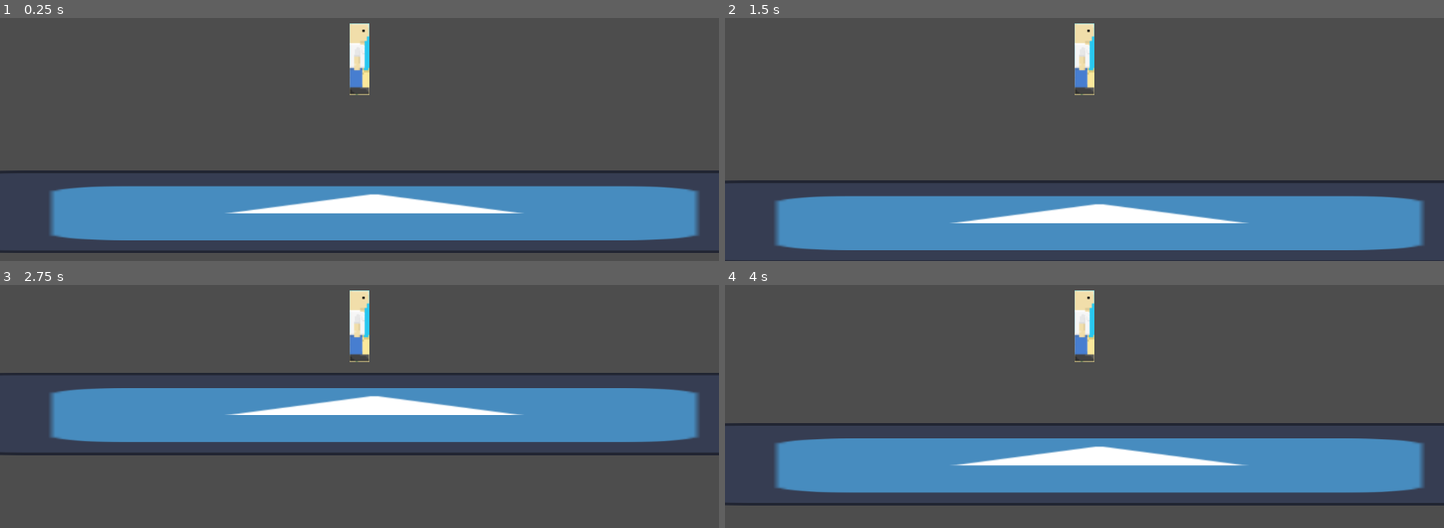
Above: before the commit, frames 1-4 (two rows, left to right).
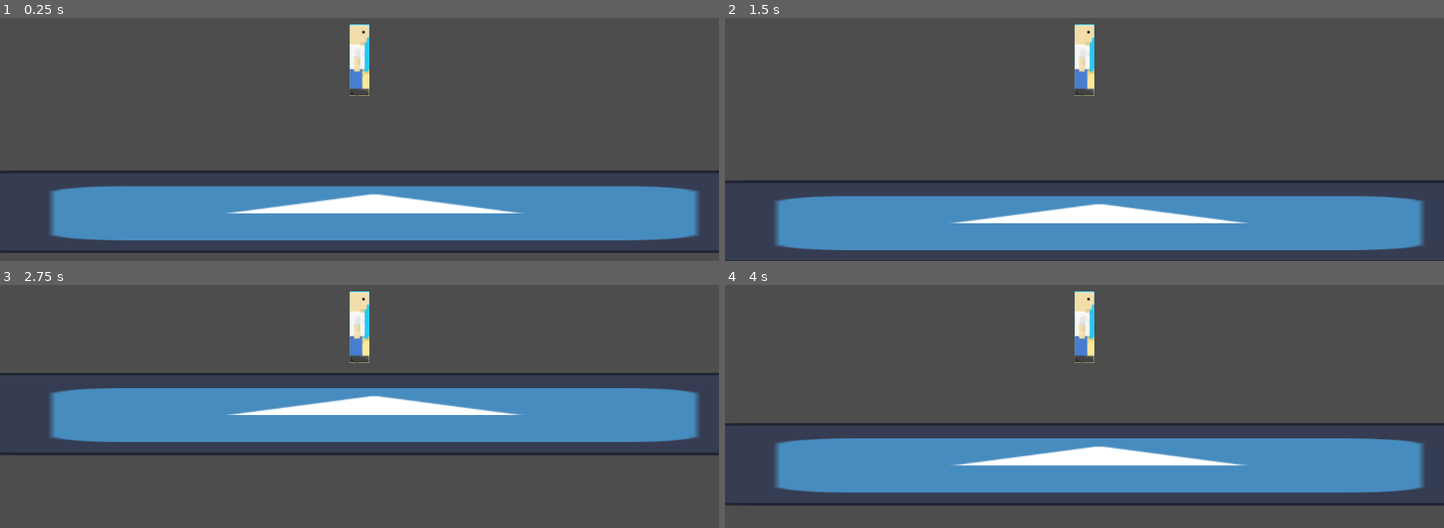
Above: after the commit, the same moments.

Repository: Someone-That/Getaway-Shooting
Game: Godot game, scene res://Scenes/main.tscn
Same seed, same stepped clock (60 frames per second), same inputs: the game is played once before the commit and once after it. The engine's default icon, where the game draws it, is replaced by a stand-in: a white triangle on a blue panel in a dark square.
Inputs:
- Up to frame 1 (0.25 s): no input
- Up to frame 2 (1.5 s): hold E (p1right) 0.53-1.28 s; tap R (p1use) at 0.6, 1.35 s; hold W (p1left) from 1.28 s (still down)
- Up to frame 3 (2.75 s): release W (p1left) at 2.03 s; hold E (p1right) from 2.03 s (still down); tap R (p1use) at 2.1 s
- Up to frame 4 (4 s): tap R (p1use) at 2.85, 3.6 s; release E (p1right) at 3.53 s; hold W (p1left) from 3.53 s (still down)

The runs differ from the first frame. In frame 1, 0.1% of the frame differs, in the area x 48-52%, y 2-33%; in frame 2, 0.1%; in frame 3, 0.1%; in frame 4, 0.1%.

Commit message:
giving up now can't figure out how the getaway character stands up so smoothlty

Diff:
--- a/Scenes/character.tscn
+++ b/Scenes/character.tscn
@@ -4,7 +4,8 @@
 [ext_resource type="Texture2D" uid="uid://ds56ouywobj8j" path="res://mc.PNG" id="2_764wf"]
 
 [sub_resource type="PhysicsMaterial" id="PhysicsMaterial_mpnnt"]
-bounce = 0.5
+friction = 0.5
+bounce = 0.05
 
 [sub_resource type="RectangleShape2D" id="RectangleShape2D_6ibit"]
 size = Vector2(47.295, 166.39)
@@ -21,7 +22,7 @@
 metadata/_edit_group_ = true
 
 [node name="CollisionShape2D" type="CollisionShape2D" parent="."]
-position = Vector2(0, -83.195)
+position = Vector2(0, -80.195)
 shape = SubResource("RectangleShape2D_6ibit")
 
 [node name="Sprite2D" type="Sprite2D" parent="CollisionShape2D"]
--- a/Scripts/character.gd
+++ b/Scripts/character.gd
@@ -15,7 +15,7 @@
 
 @onready var width = collision.shape.size.x
 var ground_torque = 120000
-var air_torque = 30000
+var air_torque = 6000
 var on_floor = false
 var jump_force = 800
 var torqueless_zone = 5 #degrees (same as getaway shootout)
@@ -46,10 +46,11 @@
 	if Input.is_action_just_pressed("p1use"):
 		get_tree().reload_current_scene()
 
-	if Input.is_action_just_released("p1right") or Input.is_action_just_released("p1left"):
+	if (Input.is_action_just_released("p1right") or Input.is_action_just_released("p1left")) and on_floor:
 		linear_velocity += -transform.y.normalized() * jump_force
 		turning = false
 		physics_material_override.bounce = default_bounce
+		angular_velocity = 0
 		pass
 
 	#apply the bobble effect
